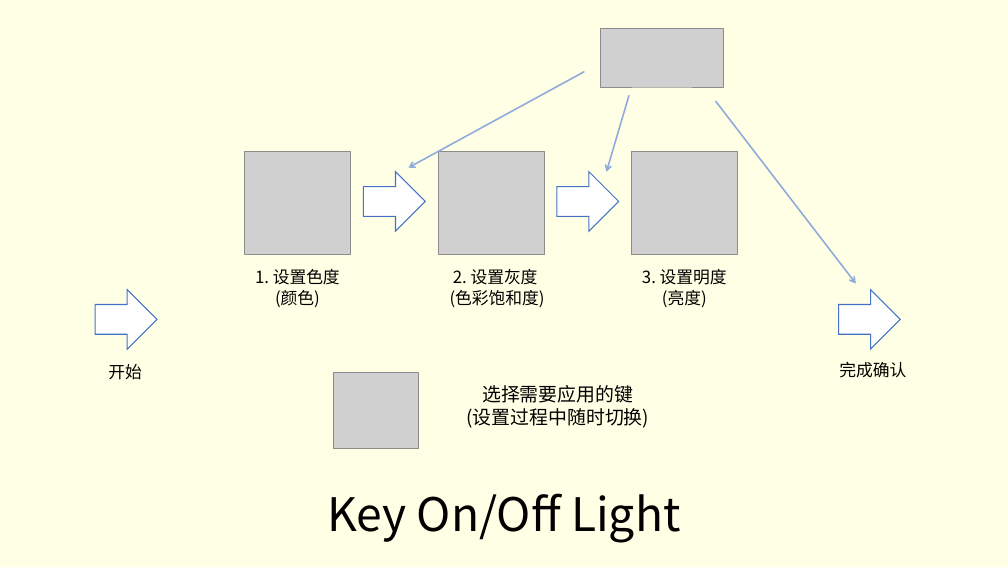
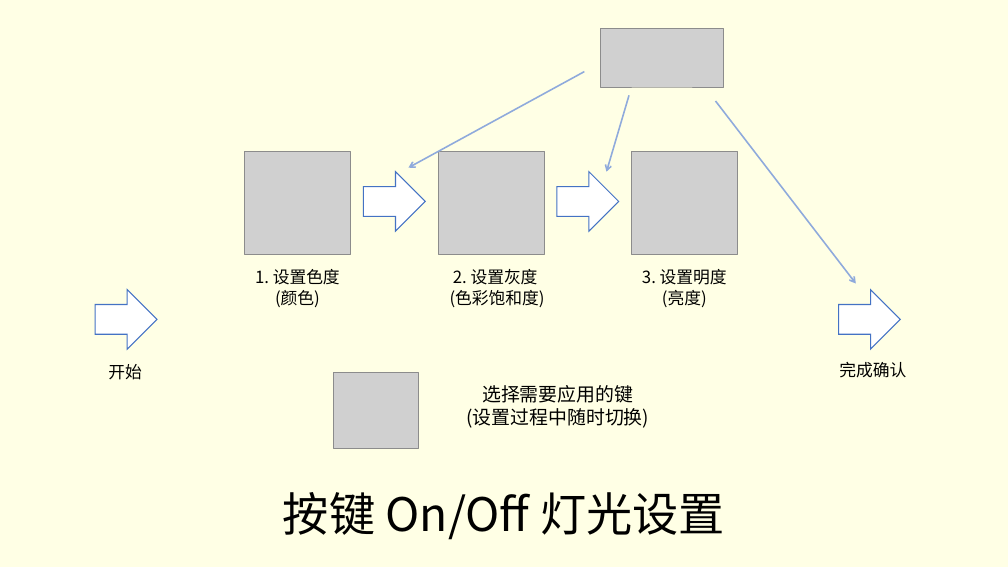
Before and after one commit to whowechina/iidx_pico, a slide deck: slide 14 of doc/IIDX_Pico_Manual.pptx (slide 13 before the commit). Drawn at 1008x567 pixels with LibreOffice and Linux fonts; fonts in the diff are those of the drawing; grey boxes stand for pictures. Boxes give left, top, right and bottom in pixels: in the first picture for what was removed or moved away, otherwise in the second. Text is boxed around its words. In the diff, an @@ line names an element or a change of style, - is before the commit and + after.

```diff
--- a/doc/IIDX_Pico_Manual.pptx
+++ b/doc/IIDX_Pico_Manual.pptx
@@ title at (283, 492, 725, 540): text changed @@
-Key On/Off Light
+按键 On/Off 灯光设置
```
Also in this commit, not shown: 2 other slides changed, 2 slides added, 4 other files.
